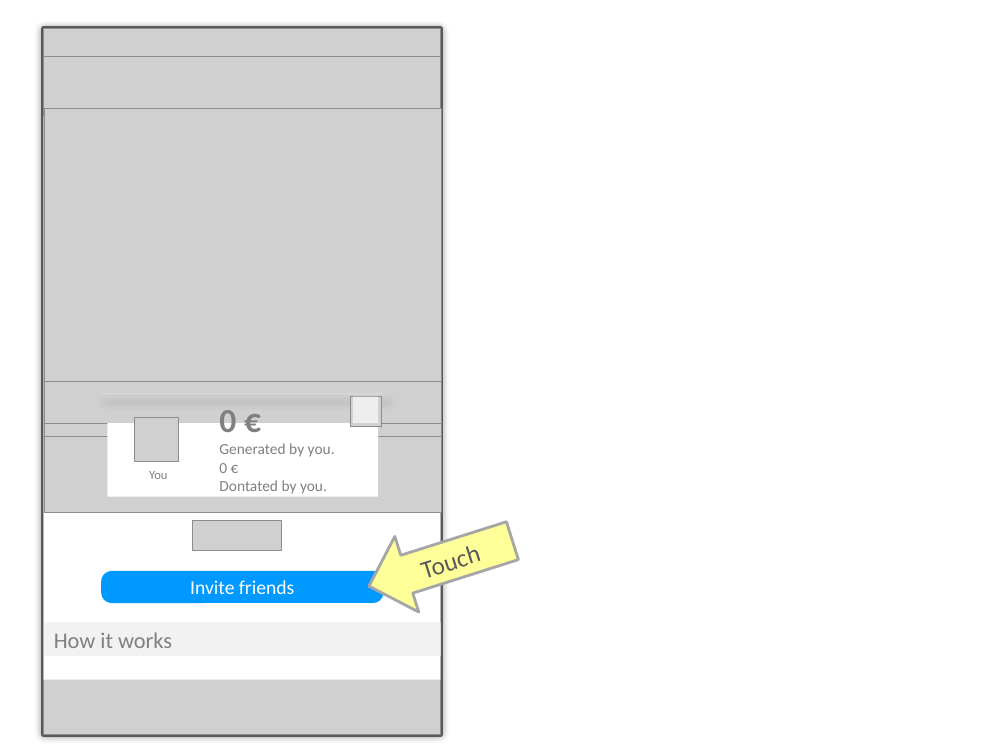
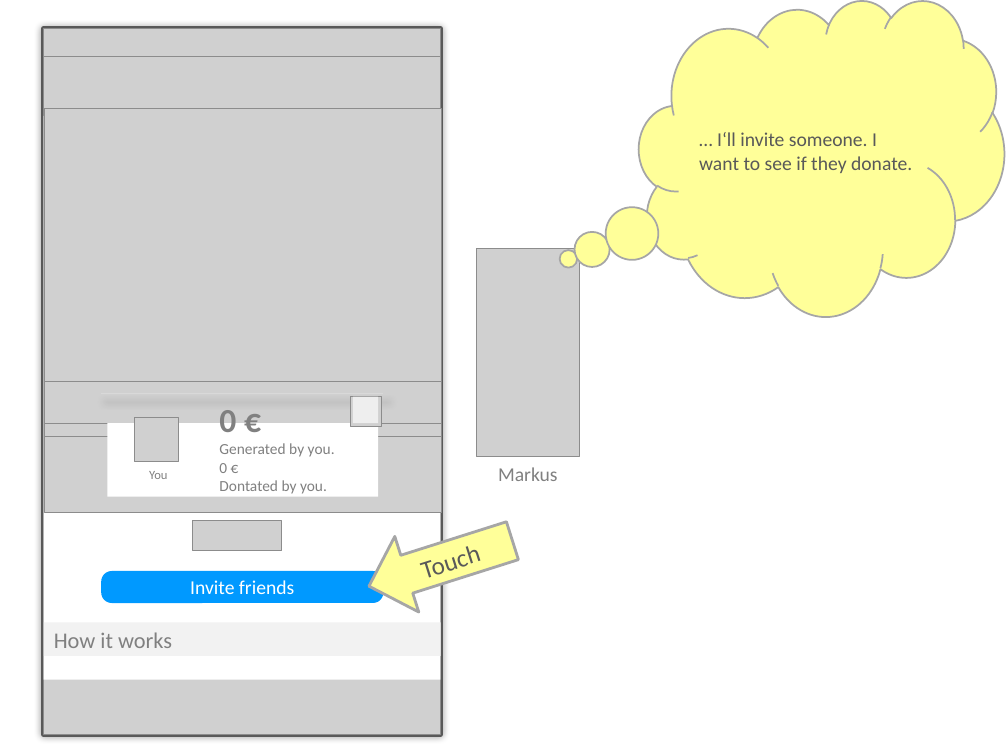
Before and after one commit to MoritzTheile/com.supeyou, a slide deck: slide 6 of com.supeyou.project/doc/SupeYou.pptx. Drawn at 1008x756 pixels with LibreOffice and Linux fonts; fonts in the diff are those of the drawing; grey boxes stand for pictures. Boxes give left, top, right and bottom in pixels: in the first picture for what was removed or moved away, otherwise in the second. Text is boxed around its words. In the diff, an @@ line names an element or a change of style, - is before the commit and + after.

```diff
--- a/com.supeyou.project/doc/SupeYou.pptx
+++ b/com.supeyou.project/doc/SupeYou.pptx
@@ thought cloud added at (639,0,1004,316), fill #FFFF99, outline #A6A6A6 1.25 pt, 14 pt, text #595959 @@
+… I‘ll invite someone. I want to see if they donate.
@@ picture added at (477,249,580,457) @@
@@ text added at (498,467,558,481), 14 pt, text #808080 @@
+Markus
```
Also in this commit, not shown: 12 other slides changed, 7 slides added, 6 slides removed, 1 other file.
